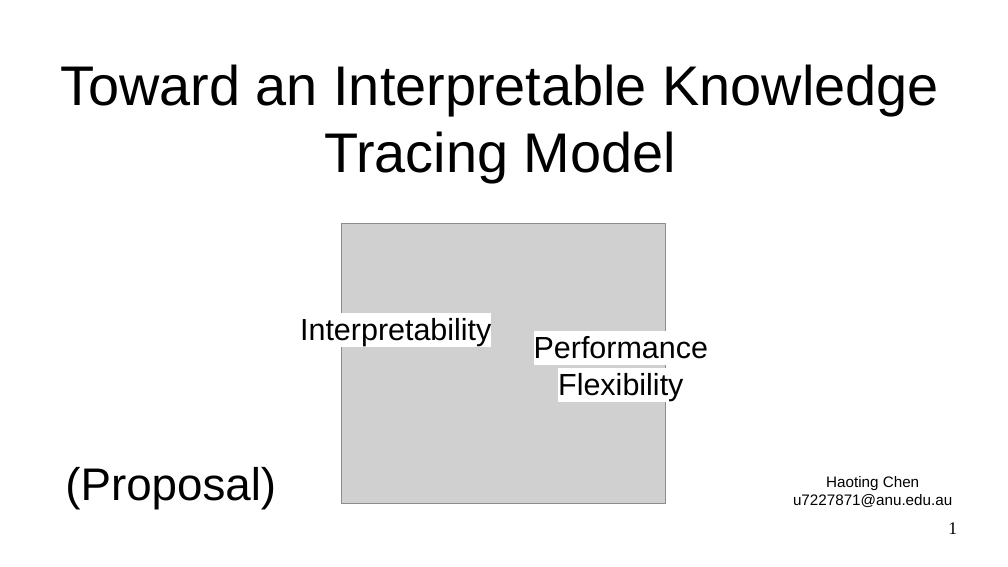
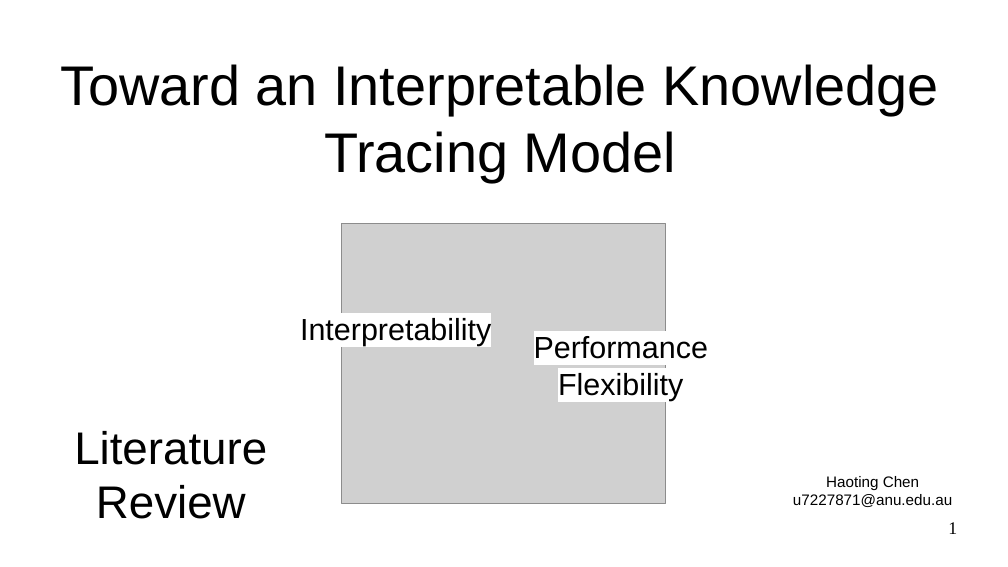
Before and after one commit to glowing-sea/project-showcase, a slide deck: slide 1 of knowledge-tracing/Toward an Intrepretable Knowledge Tracing Model.pptx. Drawn at 1008x567 pixels with LibreOffice and Linux fonts; fonts in the diff are those of the drawing; grey boxes stand for pictures. Boxes give left, top, right and bottom in pixels: in the first picture for what was removed or moved away, otherwise in the second. Text is boxed around its words. In the diff, an @@ line names an element or a change of style, - is before the commit and + after.

```diff
--- a/knowledge-tracing/Toward an Intrepretable Knowledge Tracing Model.pptx
+++ b/knowledge-tracing/Toward an Intrepretable Knowledge Tracing Model.pptx
@@ text at [74, 431, 267, 519]: text changed @@
-(Proposal)
+Literature Review
```
Also in this commit, not shown: 5 other slides changed, 4 other files.
